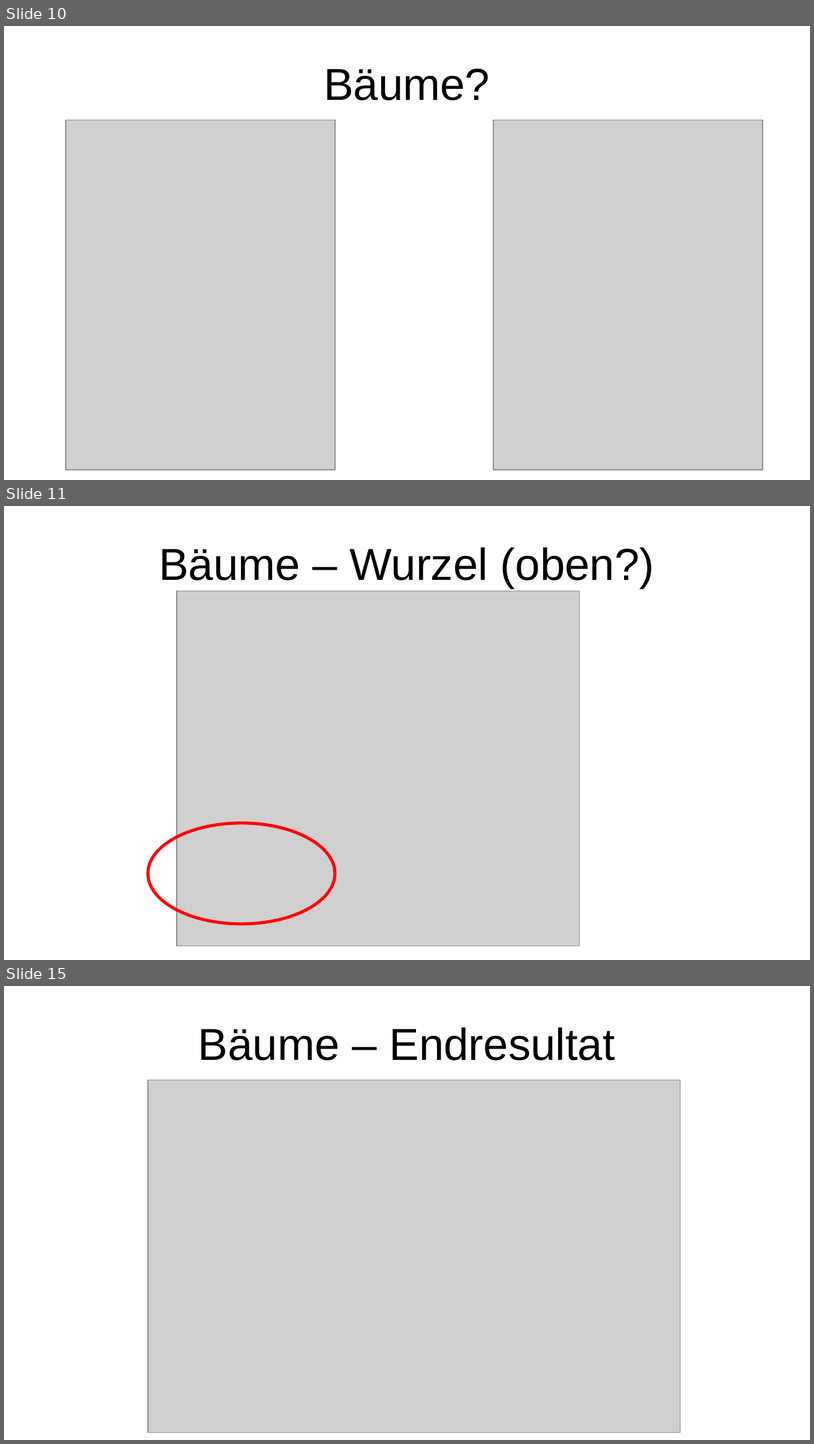
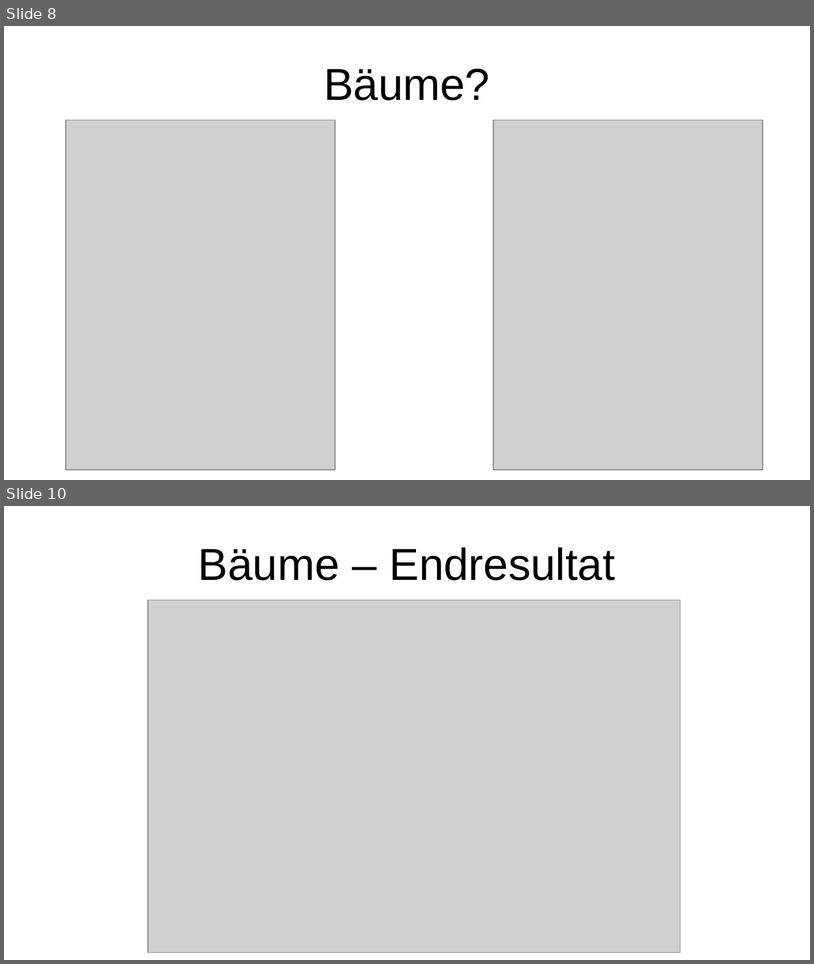
Before and after one commit to HeIIow2/physik_schaltkreise, a slide deck: präsentation/präsentation.odp. Shown one above the other, each under a label of ours: slides 10, 11 and 15 before the commit, slides 8 and 10 after it; the slides between them are not shown. The pictures are 814x1444 and 814x964 pixels, drawn with LibreOffice and Linux fonts; fonts in the diff are those of the drawing; grey boxes stand for pictures. Boxes give left, top, right and bottom in pixels: in the first picture for what was removed or moved away, otherwise in the second. Text is boxed around its words. In the diff, an @@ line names an element or a change of style, - is before the commit and + after.

```diff
--- a/präsentation/präsentation.odp
+++ b/präsentation/präsentation.odp
@@ slide 11 removed at (4, 506, 810, 960), background #FFFFFF @@
@@ title removed at (159, 547, 655, 588) @@
-Bäume – Wurzel (oben?)
@@ picture removed at (177, 591, 580, 946) @@
@@ ellipse removed at (148, 823, 335, 924) @@
@@ what was slide 10 is now slide 8 @@
@@ what was slide 15 is now slide 10 @@
```
Also in this commit, not shown: 4 slides changed, 2 slides added, 6 other slides removed.
